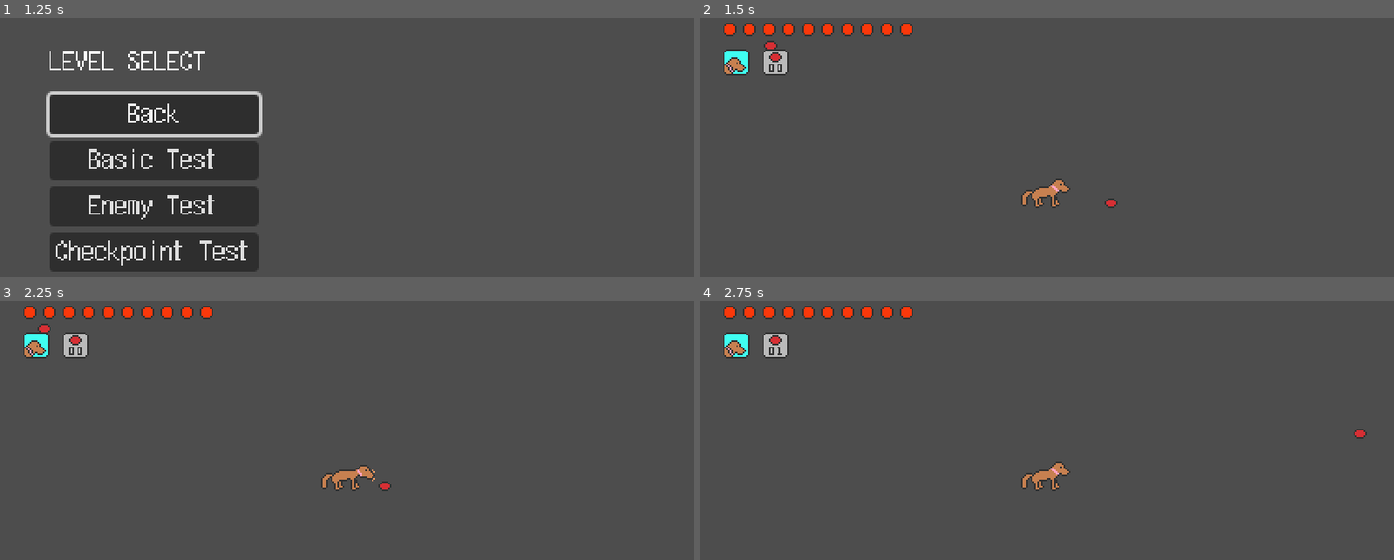
Above: before the commit, frames 1-4 (two rows, left to right).
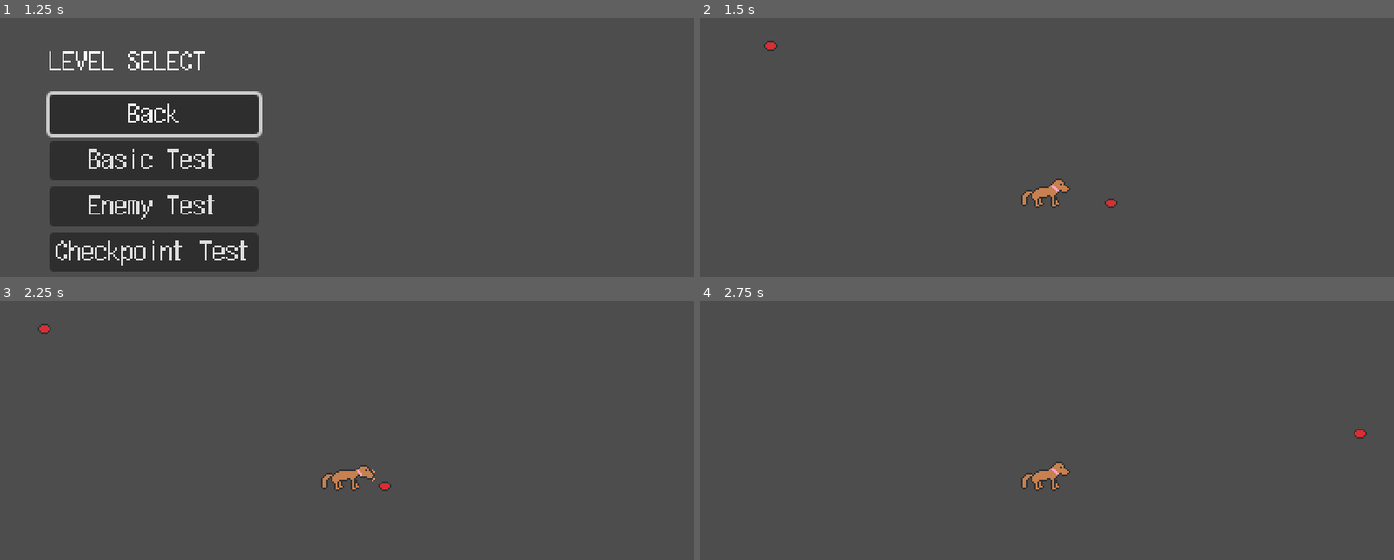
Above: after the commit, the same moments.

Repository: AmossGuy/The-Adventures-of-Gracie
Game: Godot game, scene res://menu.tscn
Two runs of this game, one before a commit and one after it. Both use one fixed random seed, a clock stepped at 60 frames per second and the inputs below.
Inputs (mouse positions are in pixels of both pictures, inside the frame that each line leads up to):
- Up to frame 1 (1.25 s): click "Level Select" at 0.5 s
- Up to frame 2 (1.5 s): click "Basic Test" at 1.25 s
- Up to frame 3 (2.25 s): tap Enter at 2 s; move the mouse to (499, 456) at 2.02 s; hold Right (right) from 2.03 s (still down); tap X (attack) at 2.1 s; click (499, 456) at 2.17 s
- Up to frame 4 (2.75 s): keep holding Right (right); tap Z (jump) at 2.27 s

Frame 1 is identical in both runs. In frame 2, 1.5% of the frame differs, in the area x 3-31%, y 2-23%; in frame 3, 1.5%; in frame 4, 1.5%.

Commit message:
restart on death + move hud out of player

Diff:
--- a/dog_attacks.gd
+++ b/dog_attacks.gd
@@ -5,7 +5,7 @@
 var selection: int = 0 : set = selection_set
 var f_ammo: int = 0 : set = f_ammo_set
 
-func _ready() -> void:
+func spaghetti() -> void:
 	emit_signal("attackstatus_changed", selection, f_ammo)
 
 func selection_set(value: int) -> void:
--- a/health.gd
+++ b/health.gd
@@ -5,7 +5,7 @@
 @export var max_health: float = 10
 @onready var health: float = max_health : set = health_set
 
-func _ready() -> void:
+func spaghetti() -> void:
 	emit_signal("health_changed", health, max_health)
 
 func health_set(value: float) -> void:
--- a/level_manager.gd
+++ b/level_manager.gd
@@ -10,7 +10,13 @@
 
 func _ready() -> void:
 	if is_instance_valid(player_start):
-		player_start.spawn_player()
+		var player: Node2D = player_start.spawn_player()
+		var hud := preload("res://hud.tscn").instantiate()
+		add_child(hud)
+		player.get_node("health").connect("health_changed", hud.update_health)
+		player.get_node("health").spaghetti()
+		player.get_node("attacks").connect("attackstatus_changed", hud.update_attackstatus)
+		player.get_node("attacks").spaghetti()
 
 func _input(event: InputEvent) -> void:
 	if event.is_action_pressed("pause"):
--- a/objects/dog.gd
+++ b/objects/dog.gd
@@ -142,3 +142,8 @@
 		velocity.y = -OOF_BOUNCE
 		collision_layer = 0
 		collision_mask = 0
+
+	if state == State.OOFED:
+		if not $VisibleOnScreenNotifier2D.is_on_screen():
+			get_tree().create_timer(1.5, false).timeout.connect(get_tree().reload_current_scene)
+			queue_free()
--- a/objects/dog.tscn
+++ b/objects/dog.tscn
@@ -1,8 +1,7 @@
-[gd_scene load_steps=9 format=3 uid="uid://iqcxisnp2jie"]
+[gd_scene load_steps=8 format=3 uid="uid://iqcxisnp2jie"]
 
 [ext_resource type="Script" path="res://objects/dog.gd" id="2"]
 [ext_resource type="PackedScene" uid="uid://cbrvi36mnae67" path="res://misc/dog_sprite.tscn" id="2_mttsl"]
-[ext_resource type="PackedScene" path="res://hud.tscn" id="4"]
 [ext_resource type="Script" path="res://health.gd" id="5"]
 [ext_resource type="Script" path="res://dog_attacks.gd" id="6"]
 
@@ -31,8 +30,6 @@
 [node name="Camera2D" type="Camera2D" parent="."]
 position = Vector2(0, -8)
 
-[node name="hud" parent="." instance=ExtResource("4")]
-
 [node name="health" type="Node" parent="."]
 script = ExtResource("5")
 
@@ -59,5 +56,5 @@
 [node name="attacks" type="Node" parent="."]
 script = ExtResource("6")
 
-[connection signal="health_changed" from="health" to="hud" method="update_health"]
-[connection signal="attackstatus_changed" from="attacks" to="hud" method="update_attackstatus"]
+[node name="VisibleOnScreenNotifier2D" type="VisibleOnScreenNotifier2D" parent="."]
+rect = Rect2(-20, -20, 40, 24)
--- a/objects/e_dog.gd
+++ b/objects/e_dog.gd
@@ -58,6 +58,8 @@
 					%AnimationPlayer.stop()
 					%AnimationPlayer.play("bite_windup")
 					attack_cooldown = ATTACK_COOLDOWN
+	else:
+		ai_state = AiState.IDLE
 
 	if ai_state == AiState.CHASE and %AnimationPlayer.current_animation == "stand":
 		velocity.x = WALK_SPEED * (-1 if closest.position.x < position.x else 1)
--- a/objects/player_spawn.gd
+++ b/objects/player_spawn.gd
@@ -11,7 +11,8 @@
 		if start:
 			get_tree().current_scene.player_start = self
 
-func spawn_player() -> void:
+func spawn_player() -> Node2D:
 	var player := preload("res://objects/dog.tscn").instantiate()
 	get_tree().current_scene.add_child(player)
 	player.global_transform = self.global_transform
+	return player
